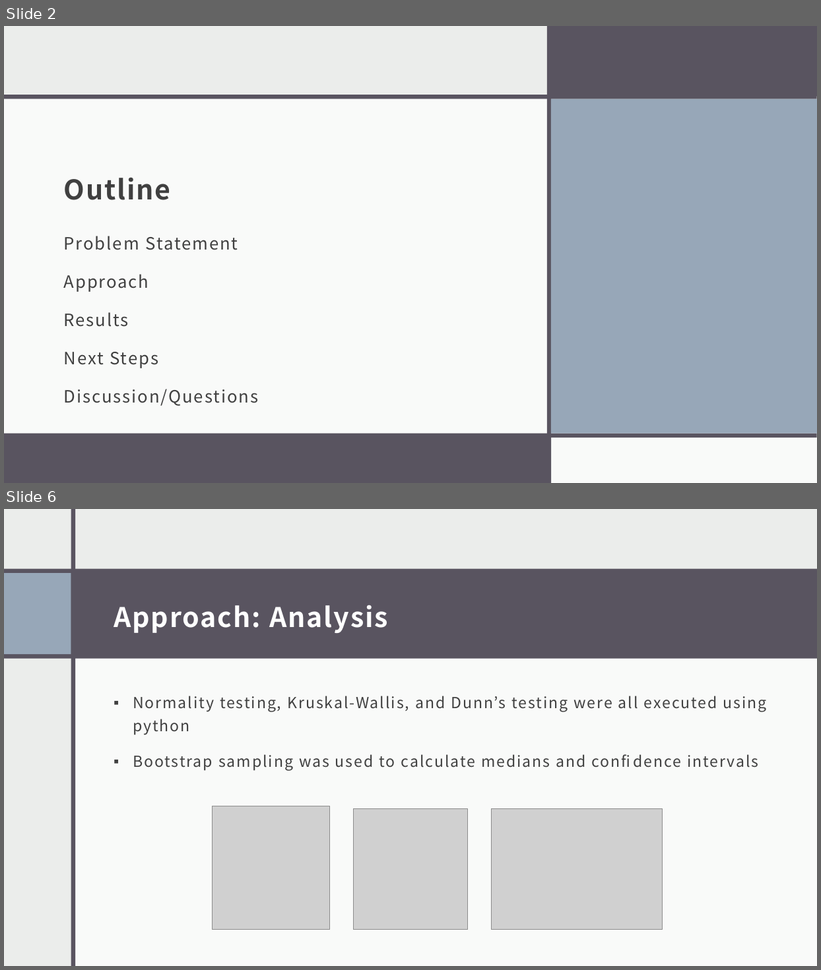
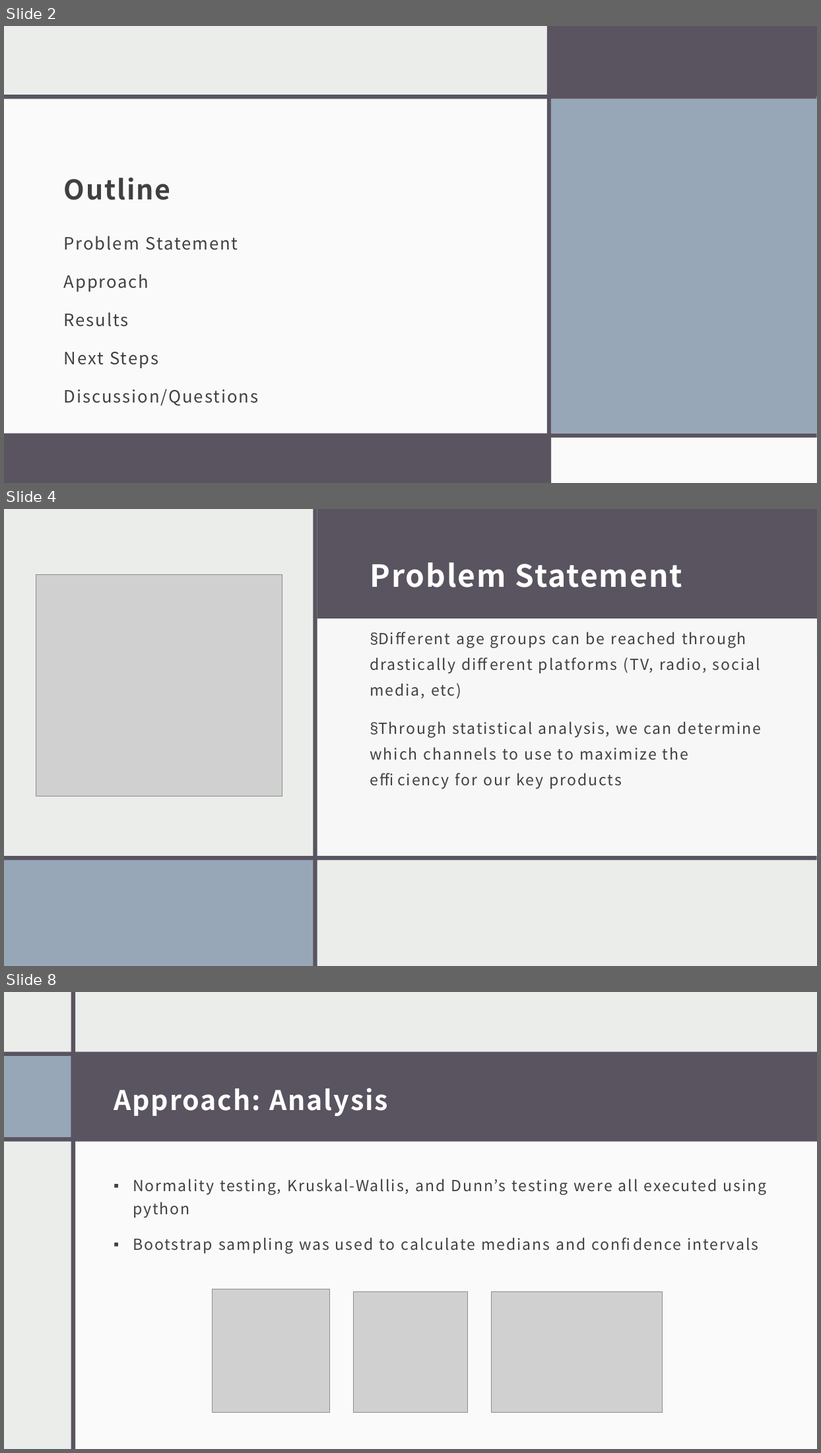
Before and after one commit to stevenlray/datascience_braces, a slide deck: Business Presentation.pptx. Shown one above the other, each under a label of ours: slides 2 and 6 before the commit, slides 2, 4 and 8 after it; the slides between them are not shown. The pictures are 821x970 and 821x1453 pixels, drawn with LibreOffice and Linux fonts; fonts in the diff are those of the drawing; grey boxes stand for pictures. Boxes give left, top, right and bottom in pixels: in the first picture for what was removed or moved away, otherwise in the second. Text is boxed around its words. In the diff, an @@ line names an element or a change of style, - is before the commit and + after.

```diff
--- a/Business Presentation.pptx
+++ b/Business Presentation.pptx
@@ slide 4 added at box(4, 509, 817, 966), background #EBEDEB; not listed: 5 template elements that a slide beside it also shows @@
@@ rectangle added at box(4, 509, 817, 966), fill #EBEDEB @@
@@ rectangle added at box(313, 509, 318, 966), fill #595460 @@
@@ rectangle added at box(314, 509, 318, 966), fill #595460 @@
@@ rectangle added at box(318, 509, 817, 619), fill #595460 @@
@@ rectangle added at box(319, 509, 817, 966), fill #FFFFFF at 75% opacity @@
@@ title added at box(370, 562, 682, 588), 36 pt, text #FFFFFF, bold @@
+Problem Statement
@@ picture added at box(36, 575, 283, 796) @@
@@ rectangle added at box(316, 619, 817, 855), fill #FFFFFF at 60% opacity @@
@@ text added at box(370, 632, 762, 789), 18 pt, text #404040 @@
+§ Different age groups can be reached through drastically different platforms (TV, radio, social media, etc)
+§ Through statistical analysis, we can determine which channels to use to maximize the efficiency for our key products
@@ rectangle added at box(4, 856, 314, 966), fill #97A7B8 @@
@@ rectangle added at box(4, 856, 817, 860), fill #595460 @@
@@ what was slide 6 is now slide 8 @@
```
Also in this commit, not shown: 5 slides changed, 2 other slides added.
